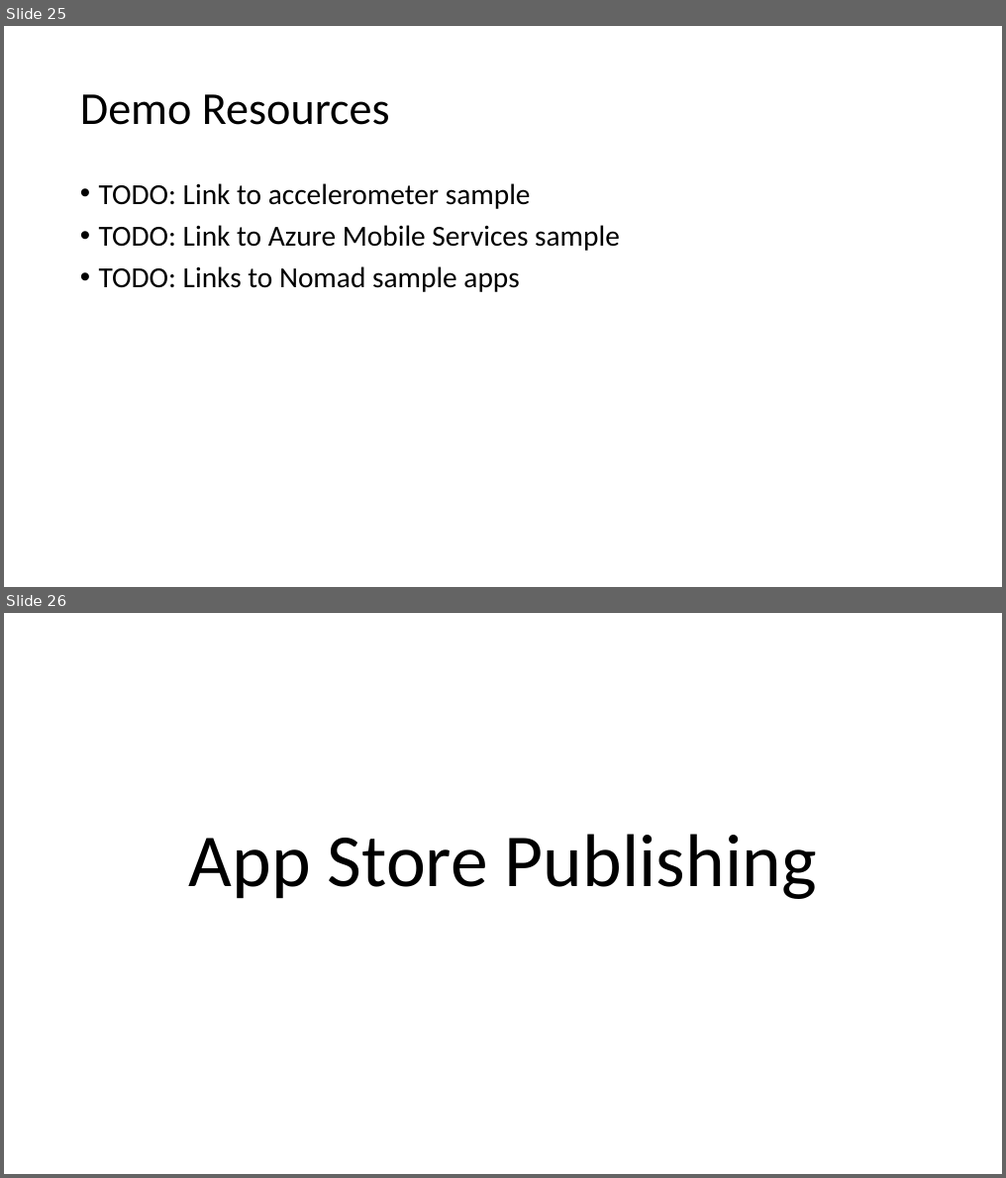
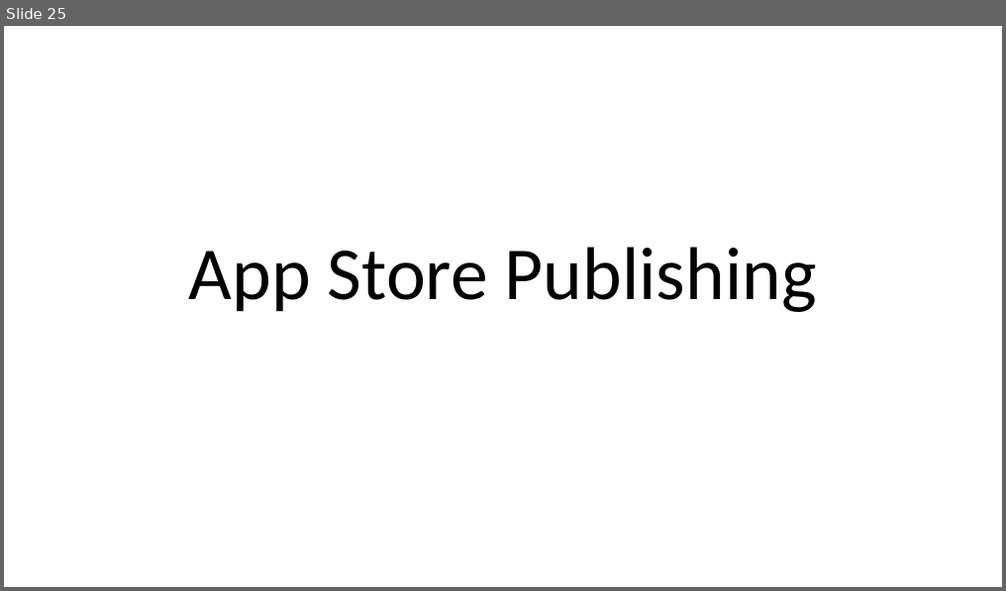
Before and after one commit to bartread/rg-demos, a slide deck: Talks/Cross-Platform Mobile Development in Visual Studio.pptx. Shown one above the other, each under a label of ours: slides 25 and 26 before the commit, slide 25 after it. The pictures are 1006x1178 and 1006x591 pixels, drawn with LibreOffice and Linux fonts; fonts in the diff are those of the drawing. Boxes give left, top, right and bottom in pixels: in the first picture for what was removed or moved away, otherwise in the second. Text is boxed around its words. In the diff, an @@ line names an element or a change of style, - is before the commit and + after.

Commit message:
Added Icenium references. Switched long URLs to bit.ly links.

```diff
--- a/Talks/Cross-Platform Mobile Development in Visual Studio.pptx
+++ b/Talks/Cross-Platform Mobile Development in Visual Studio.pptx
@@ slide 25 removed at (x1=4, y1=26, x2=1002, y2=587), background #FFFFFF @@
@@ title removed at (x1=80, y1=94, x2=390, y2=125) @@
-Demo Resources
@@ text removed at (x1=99, y1=183, x2=620, y2=292) @@
-• TODO: Link to accelerometer sample
-• TODO: Link to Azure Mobile Services sample
-• TODO: Links to Nomad sample apps
@@ what was slide 26 is now slide 25 @@
```
Also in this commit, not shown: 4 slides changed, 1 slide added, 1 other slide removed.
